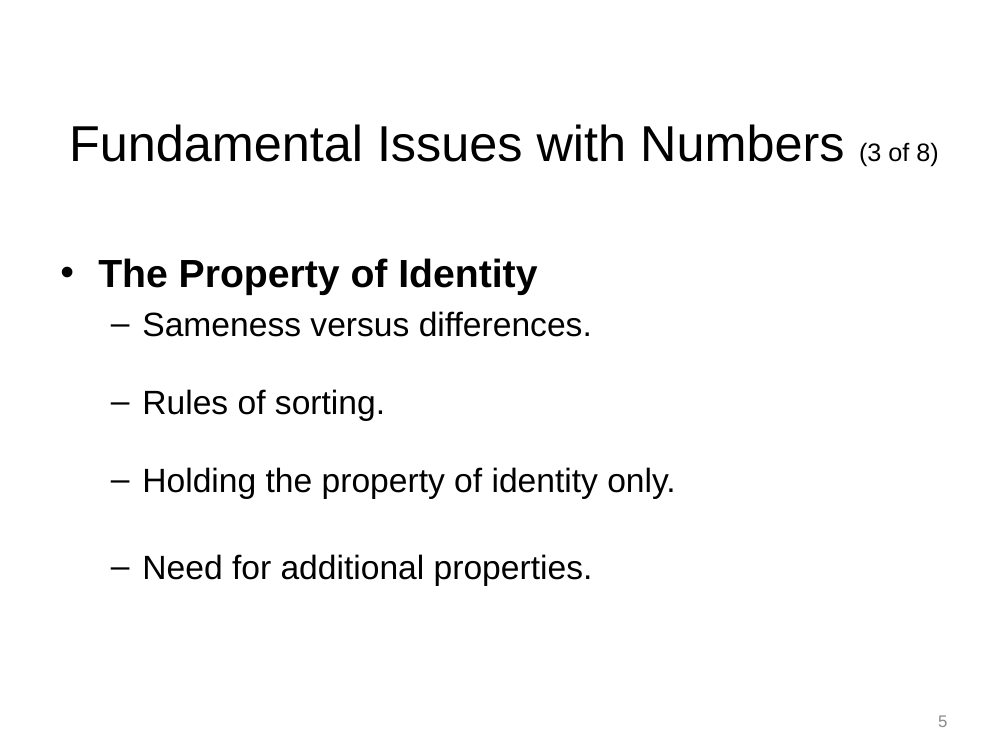
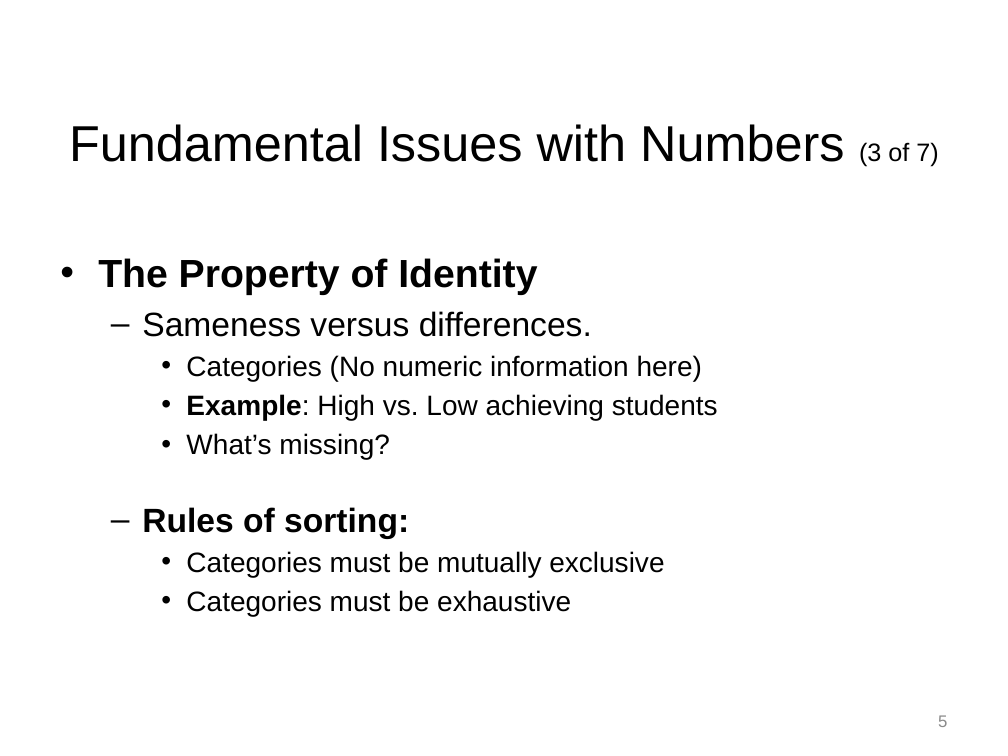
Before and after one commit to npm27/Teaching-Materials, a slide deck: slide 5 of Tests and Eval/Slides/2 Chapter 2.pptx. Drawn at 1008x756 pixels with LibreOffice and Linux fonts; fonts in the diff are those of the drawing. Boxes give left, top, right and bottom in pixels: in the first picture for what was removed or moved away, otherwise in the second. Text is boxed around its words. In the diff, an @@ line names an element or a change of style, - is before the commit and + after.

```diff
--- a/Tests and Eval/Slides/2 Chapter 2.pptx
+++ b/Tests and Eval/Slides/2 Chapter 2.pptx
@@ title at [69, 124, 938, 167]: text changed @@
-Fundamental Issues with Numbers (3 of 8)
+Fundamental Issues with Numbers (3 of 7)
@@ text at [142, 355, 718, 616]: text changed; size 24 to 20 pt @@
-  – Rules of sorting.
-  – Holding the property of identity only.
-  – Need for additional properties.
+    • Categories (No numeric information here)
+    • Example: High vs. Low achieving students
+    • What’s missing?
+  – Rules of sorting:
+    • Categories must be mutually exclusive
+    • Categories must be exhaustive
```
Also in this commit, not shown: 7 other slides changed, 1 slide removed, 1 other file.
